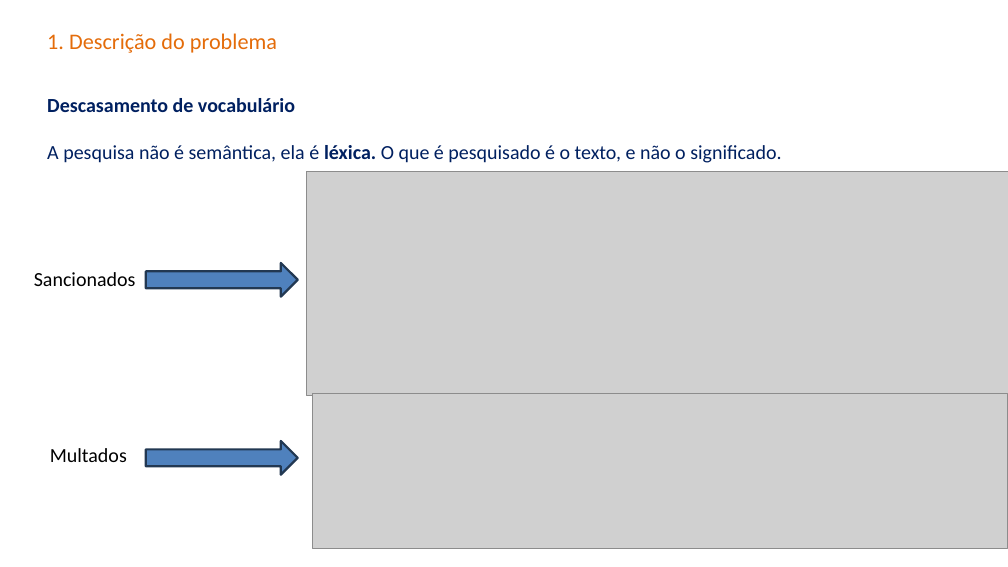
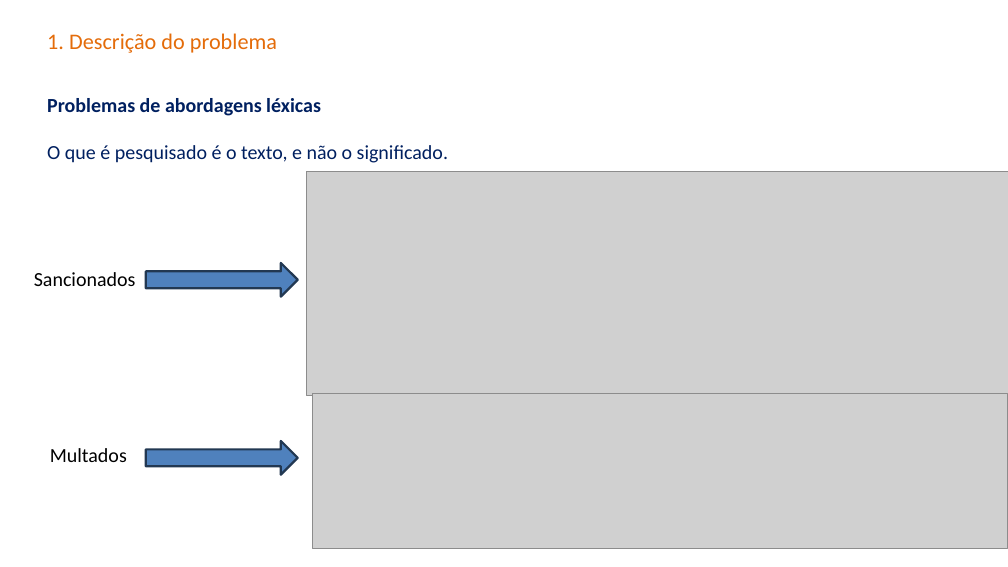
Before and after one commit to carisio/juris_tcu_expansao_doc, a slide deck: slide 11 of projeto_final/Apresentação.pptx (slide 8 before the commit). Drawn at 1008x567 pixels with LibreOffice and Linux fonts; fonts in the diff are those of the drawing; grey boxes stand for pictures; background and template pictures are left out. Boxes give left, top, right and bottom in pixels: in the first picture for what was removed or moved away, otherwise in the second. Text is boxed around its words. In the diff, an @@ line names an element or a change of style, - is before the commit and + after.

```diff
--- a/projeto_final/Apresentação.pptx
+++ b/projeto_final/Apresentação.pptx
@@ subtitle at (x1=47, y1=98, x2=321, y2=116): text changed @@
-Descasamento de vocabulário
+Problemas de abordagens léxicas
@@ text at (x1=47, y1=145, x2=448, y2=163): text changed @@
-A pesquisa não é semântica, ela é léxica. O que é pesquisado é o texto, e não o significado.
+O que é pesquisado é o texto, e não o significado.
```
Also in this commit, not shown: 6 other slides changed, 4 slides added, 1 other file.
